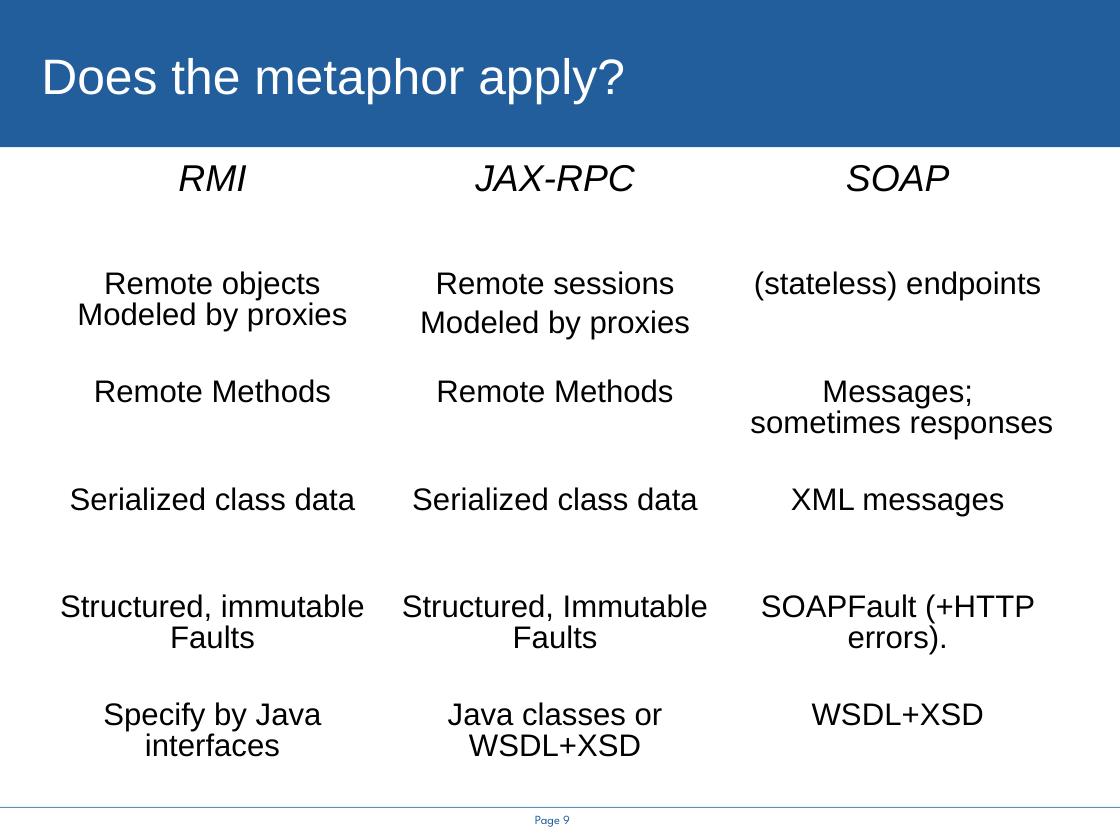
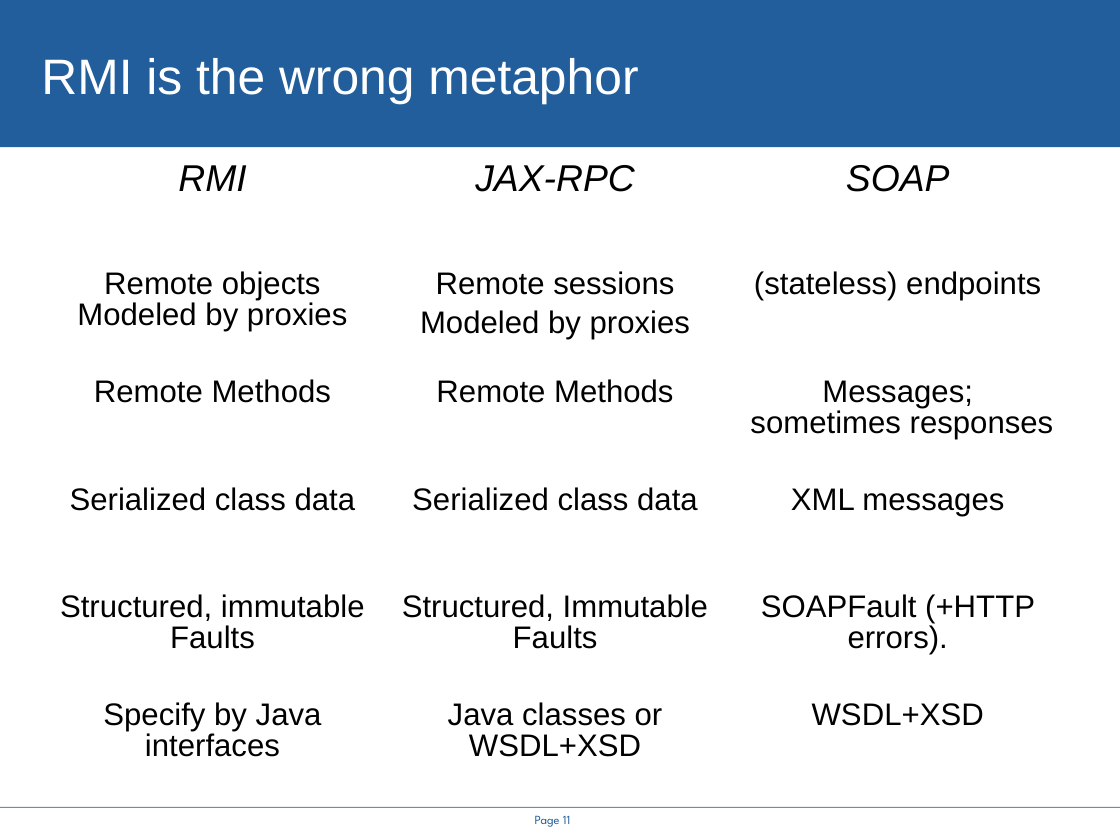
Before and after one commit to rhusar/smartfrog, a slide deck: slide 11 of projects/alpine/doc/icws2005/rethinking_the_java_SOAP_stack.ppt (slide 9 before the commit). Drawn at 1120x840 pixels with LibreOffice and Linux fonts; fonts in the diff are those of the drawing; background and template pictures are left out. Boxes give left, top, right and bottom in pixels: in the first picture for what was removed or moved away, otherwise in the second. Text is boxed around its words. In the diff, an @@ line names an element or a change of style, - is before the commit and + after.

```diff
--- a/projects/alpine/doc/icws2005/rethinking_the_java_SOAP_stack.ppt
+++ b/projects/alpine/doc/icws2005/rethinking_the_java_SOAP_stack.ppt
@@ title at (x1=41, y1=58, x2=638, y2=104): text changed @@
-Does the metaphor apply?
+RMI is the wrong metaphor
@@ page number at (x1=535, y1=815, x2=571, y2=827): text changed @@
-Page 9
+Page 11
```
Also in this commit, not shown: 8 other slides changed, 6 slides added, 2 slides removed, 14 other files.
